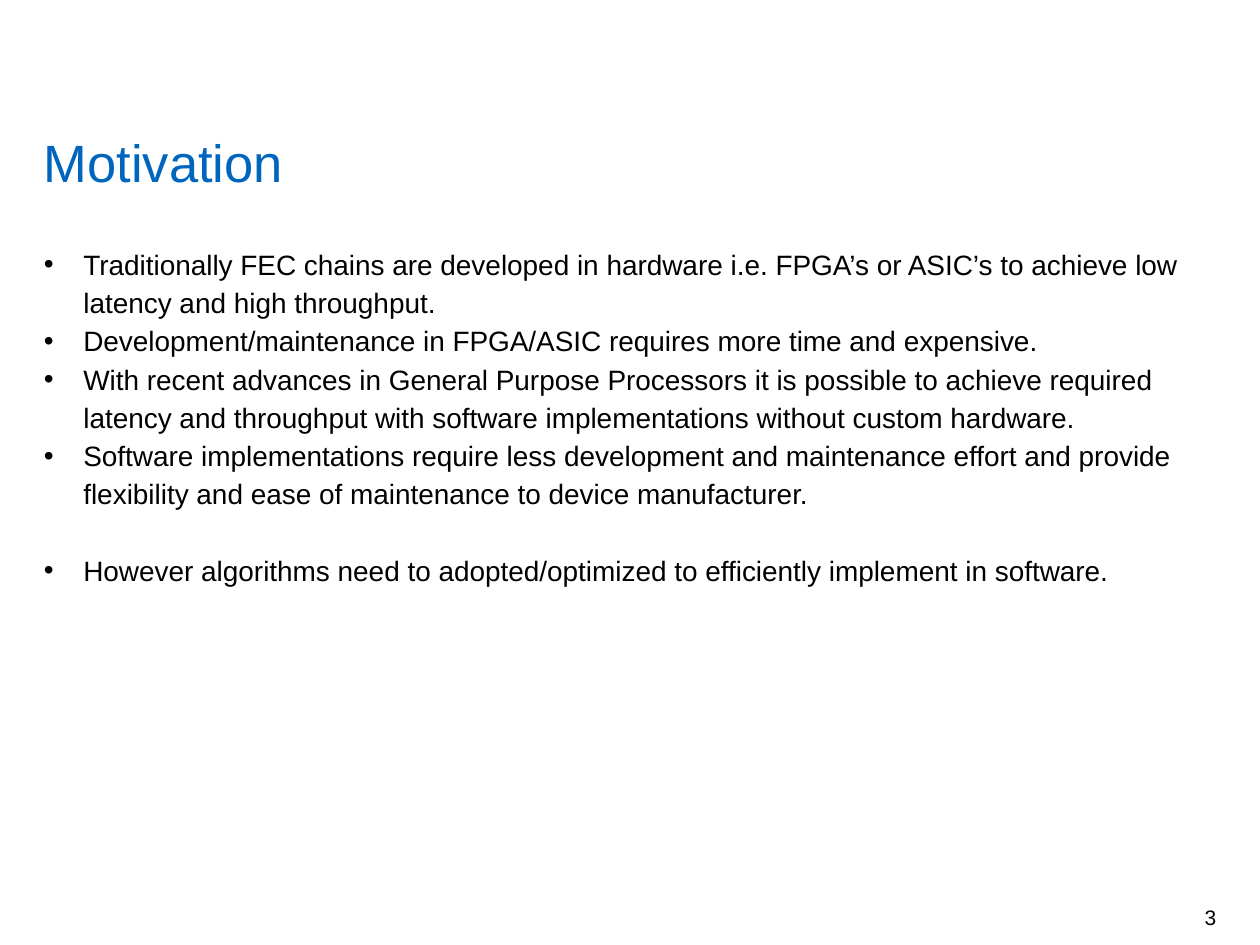
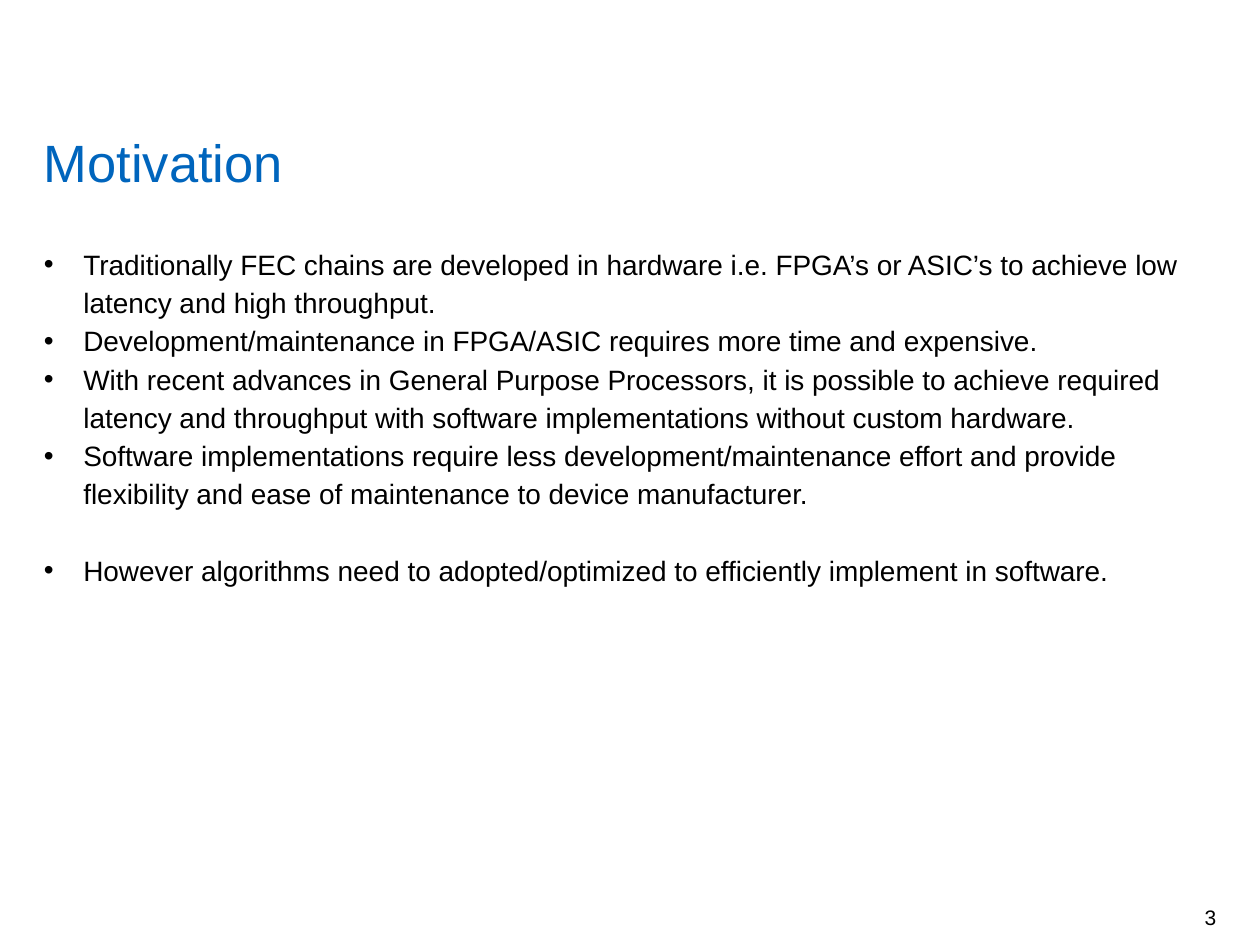
Before and after one commit to yadhu1961/thesis_5GPolorCodes, a slide deck: slide 3 of final_presentation/finalPpt.pptx. Drawn at 1260x945 pixels with LibreOffice and Linux fonts; fonts in the diff are those of the drawing; background and template pictures are left out. Boxes give left, top, right and bottom in pixels: in the first picture for what was removed or moved away, otherwise in the second. Text is boxed around its words. In the diff, an @@ line names an element or a change of style, - is before the commit and + after.

```diff
--- a/final_presentation/finalPpt.pptx
+++ b/final_presentation/finalPpt.pptx
@@ text at (83, 369, 1159, 510): text changed @@
-• With recent advances in General Purpose Processors it is possible to achieve required latency and throughput with software implementations without custom hardware.
-• Software implementations require less development and maintenance effort and provide flexibility and ease of maintenance to device manufacturer.
+• With recent advances in General Purpose Processors, it is possible to achieve required latency and throughput with software implementations without custom hardware.
+• Software implementations require less development/maintenance effort and provide flexibility and ease of maintenance to device manufacturer.
```
Also in this commit, not shown: 17 other slides changed, 1 slide added, 3 other files.
